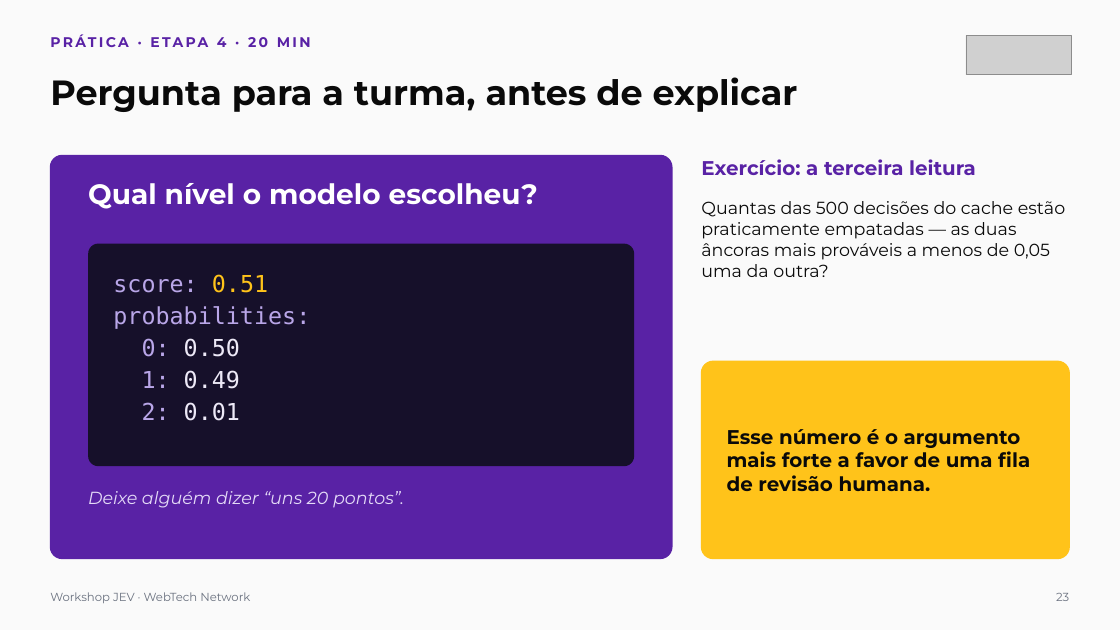
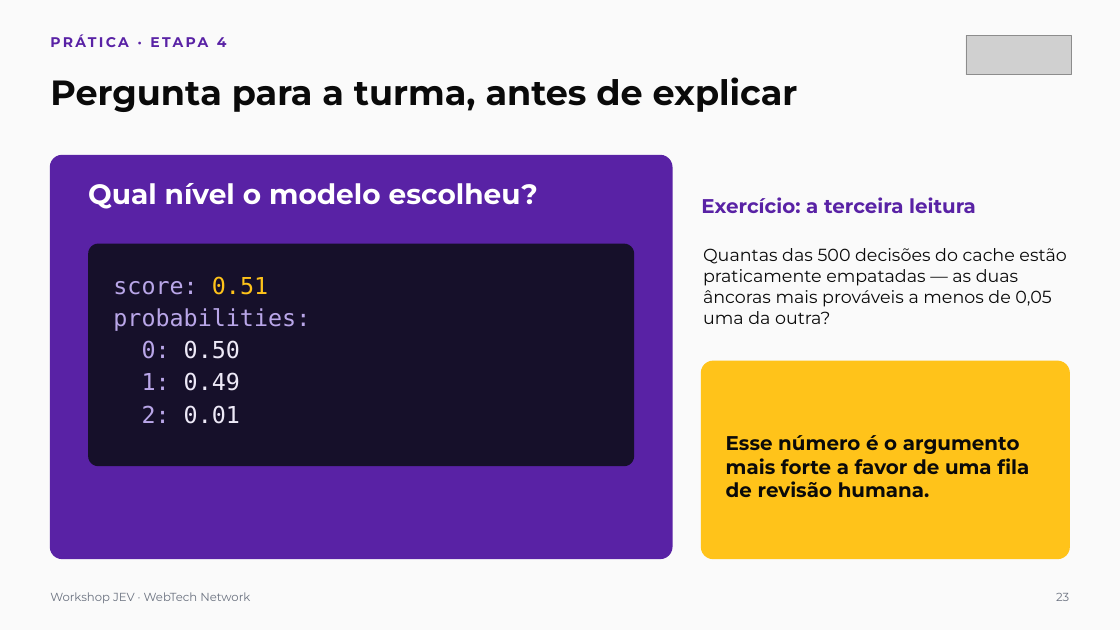
Before and after one commit to webtech-network/workshop-jev, a slide deck: slide 23 of docs/workshop-jev-apresentacao.pptx. Drawn at 1120x630 pixels with LibreOffice and Linux fonts; fonts in the diff are those of the drawing; grey boxes stand for pictures. Boxes give left, top, right and bottom in pixels: in the first picture for what was removed or moved away, otherwise in the second. Text is boxed around its words. In the diff, an @@ line names an element or a change of style, - is before the commit and + after.

```diff
--- a/docs/workshop-jev-apresentacao.pptx
+++ b/docs/workshop-jev-apresentacao.pptx
@@ text at (217,37,227,47): text changed @@
-PRÁTICA · ETAPA 4 · 20 MIN
+PRÁTICA · ETAPA 4
@@ text "Exercício: a terceira leitura": place and size @@
-text "Exercício: a terceira leitura" at (701,159,976,175)
+text "Exercício: a terceira leitura" at (701,197,976,213)
@@ text "Quantas das 500 decisões do ...": place and size @@
-text "Quantas das 500 decisões do ..." at (701,201,1065,277)
+text "Quantas das 500 decisões do ..." at (703,248,1066,324)
@@ text "Esse número é o argumento ...": place and size @@
-text "Esse número é o argumento ..." at (727,429,1030,491)
+text "Esse número é o argumento ..." at (726,435,1029,497)
@@ text removed at (88,491,404,508) @@
-Deixe alguém dizer “uns 20 pontos”.
```
Also in this commit, not shown: 22 other slides changed.
